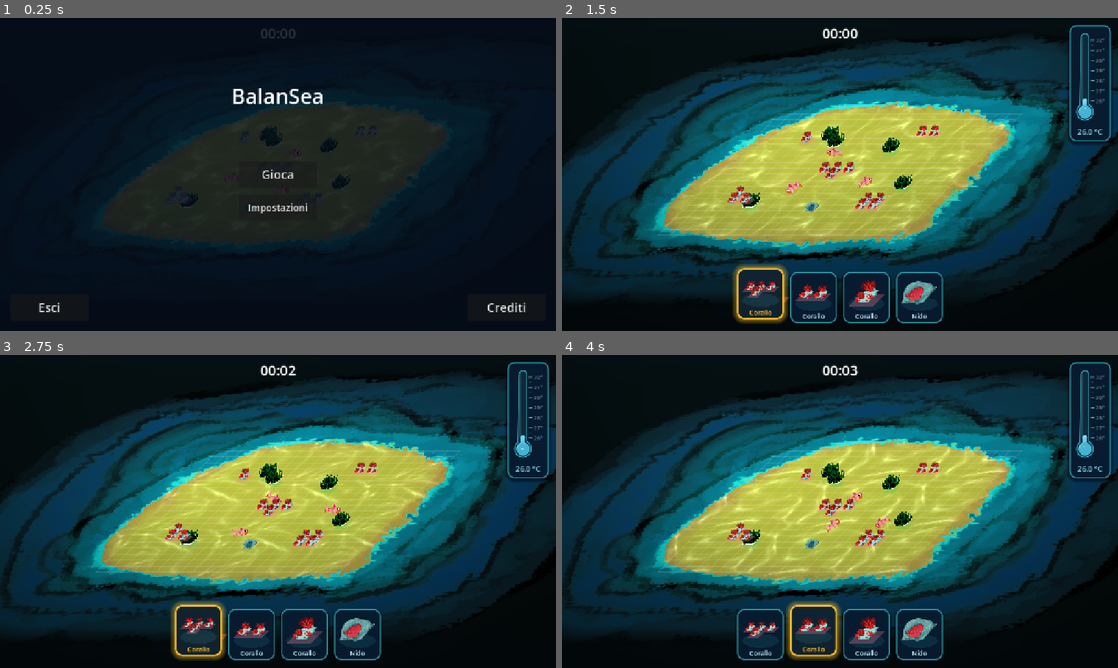
Above: before the commit, frames 1-4 (two rows, left to right).
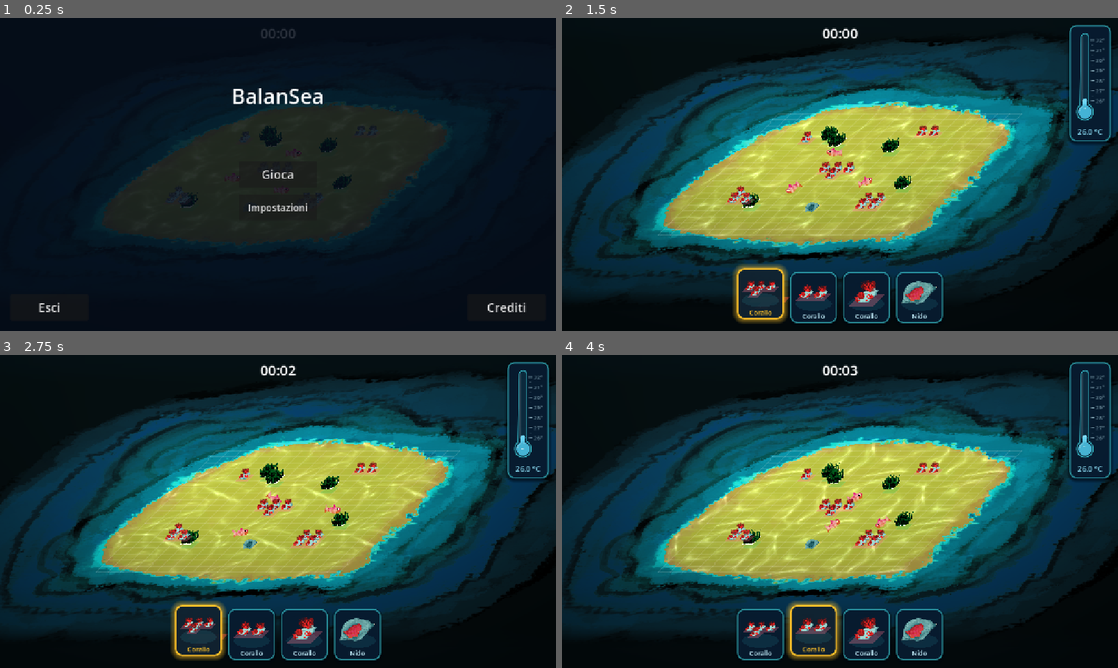
Above: after the commit, the same moments.

Repository: TakFog/rgj2026
Game: Godot game, scene res://main/main.tscn
Two runs of this game, one before a commit and one after it. Both use one fixed random seed, a clock stepped at 60 frames per second and the inputs below. Sound files missing from this copy of the repository are replaced by a short silence.
Inputs (mouse positions are in pixels of both pictures, inside the frame that each line leads up to):
- Up to frame 1 (0.25 s): no input
- Up to frame 2 (1.5 s): click "Gioca" at 0.5 s; click (762, 296) at 1.27 s
- Up to frame 3 (2.75 s): click (200, 633) at 2.02 s
- Up to frame 4 (4 s): click (812, 633) at 2.77 s; click (812, 633) at 3.52 s

The runs differ from the first frame. In frame 1, less than 0.1% of the frame differs, in the area x 33-64%, y 34-59%; in frame 2, 0.3%; in frame 3, 0.3%, in the area x 32-63%, y 34-61%; in frame 4, 0.3%.

Commit message:
Make the algae sway visibly with a whole-plant lean

Diff:
--- a/entities/algae/algae_sway.gdshader
+++ b/entities/algae/algae_sway.gdshader
@@ -1,15 +1,18 @@
 shader_type canvas_item;
 // Gentle underwater sway for the algae sprite.
 //
-// The sprite is a single quad, so the movement is a fragment-space UV warp
-// instead of a vertex deformation: the upper part of the plant drifts
-// horizontally while the base (the sand patch it grows from) stays put.
+// Two layers, both driven by TIME:
+//  * `vertex()` leans the whole plant from its rooted base (the quad's top
+//    corners move while the bottom edge stays put);
+//  * `fragment()` warps the UVs so single fronds ripple against each other.
 // `phase` is set per algae so neighbouring plants do not move in lockstep.
 // Web-safe: Compatibility renderer / WebGL2, no screen texture.
 
-// Horizontal displacement at the tip, as a fraction of the texture width.
-uniform float sway_strength : hint_range(0.0, 0.08) = 0.025;
-uniform float sway_speed : hint_range(0.0, 4.0) = 1.1;
+// Whole-plant lean at the tip, as a fraction of the texture width.
+uniform float lean_strength : hint_range(0.0, 0.2) = 0.1;
+// Per-frond ripple at the tip, as a fraction of the texture width.
+uniform float sway_strength : hint_range(0.0, 0.12) = 0.04;
+uniform float sway_speed : hint_range(0.0, 4.0) = 1.5;
 // Vertical frequency: how many waves run from the roots to the tips.
 uniform float sway_frequency : hint_range(0.0, 20.0) = 4.5;
 // Horizontal frequency: ripples across the clump, so single fronds differ.
@@ -20,12 +23,22 @@
 uniform float phase = 0.0;
 
 
+// 0 at the rooted base, 1 at the tips.
+float tip_weight(vec2 uv) {
+	float anchor = 1.0 - base_height;
+	float height = clamp((anchor - uv.y) / max(anchor, 0.001), 0.0, 1.0);
+	return height * height;
+}
+
+
+void vertex() {
+	float lean = sin(TIME * sway_speed + phase);
+	VERTEX.x += lean * lean_strength * tip_weight(UV) / TEXTURE_PIXEL_SIZE.x;
+}
+
+
 void fragment() {
-	float anchor = 1.0 - base_height;
-	float height = clamp((anchor - UV.y) / max(anchor, 0.001), 0.0, 1.0);
-	// Quadratic falloff: the roots barely move, the tips swing the most.
-	height *= height;
-
+	float height = tip_weight(UV);
 	float wave = sin(TIME * sway_speed + phase + UV.y * sway_frequency + UV.x * ripple_frequency);
 	float ripple = sin(TIME * sway_speed * 0.63 + phase * 1.7 + UV.y * sway_frequency * 0.6);
 	float offset = (wave * 0.7 + ripple * 0.3) * sway_strength * height;
